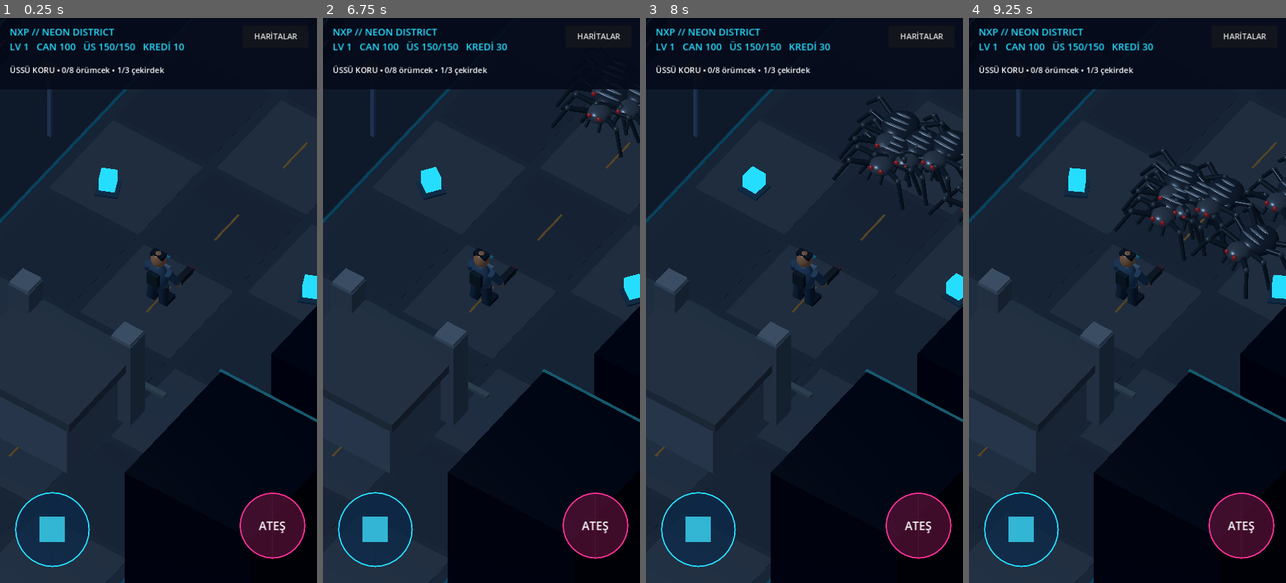
Above: before the commit, frames 1-4 (left to right).
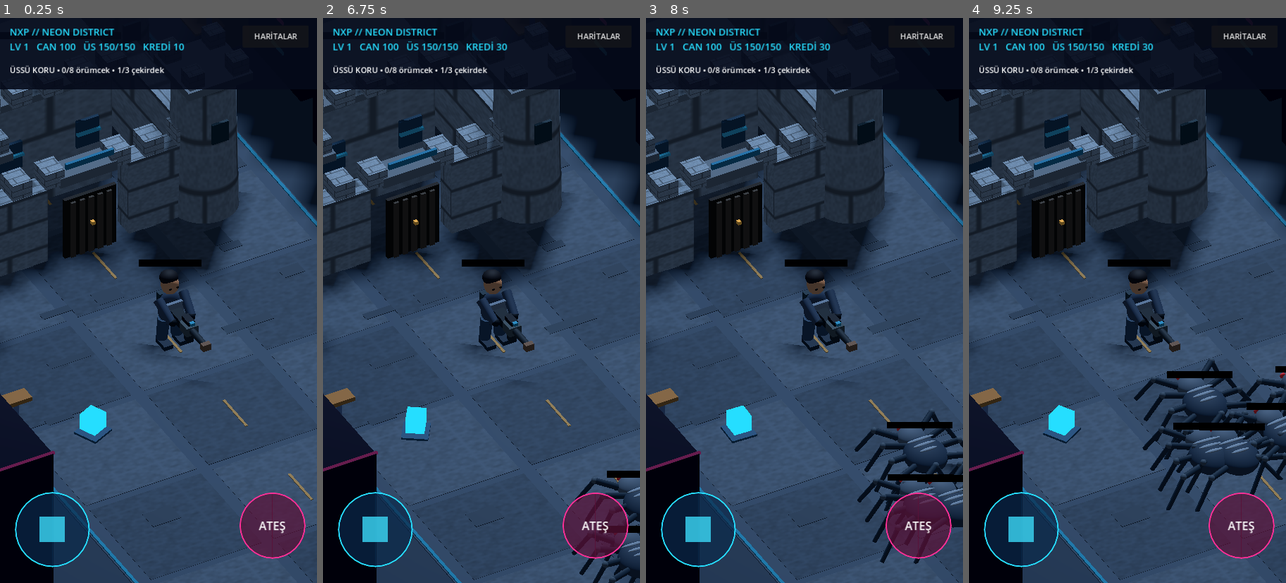
Above: after the commit, the same moments.

Repository: NXP-Network/NXP-Network
Game: Godot game, scene res://main.tscn
Same seed, same stepped clock (60 frames per second), same inputs: the game is played once before the commit and once after it.
Inputs (mouse positions are in pixels of both pictures, inside the frame that each line leads up to):
- Up to frame 1 (0.25 s): no input
- Up to frame 2 (6.75 s): click "HARİTALAR" at 0.5 s; click "1. NEON DISTRICT" at 1.25 s; click "HARİTALAR" at 2 s; click "OYUNA DÖN" at 2.75 s; click "HARİTALAR" at 3.5 s; click "1. NEON DISTRICT" at 4.25 s; move the mouse to (551, 272) at 5.02 s; click (551, 272) at 5.17 s; drag from (418, 328) to (465, 413) at 5.77 s; move the mouse to (513, 176) at 6.52 s; click (513, 176) at 6.67 s
- Up to frame 3 (8 s): drag from (788, 413) to (709, 215) at 7.27 s
- Up to frame 4 (9.25 s): move the mouse to (1222, 385) at 8.02 s; click (1222, 385) at 8.17 s; drag from (1032, 215) to (1079, 159) at 8.77 s

The runs differ from the first frame. In frame 1, 63% of the frame differs, in the area x 0-100%, y 12-100%; in frame 2, 62%; in frame 3, 60%; in frame 4, 62%.

Commit message:
Improve castle hero rifle and in-world health bars

Diff:
--- a/godot/main.gd
+++ b/godot/main.gd
@@ -22,6 +22,12 @@
 var unlocked := 0
 var base_hp := 150.0
 var base_node: Node3D
+var base_bar: MeshInstance3D
+var base_display_hp := 150.0
+var player_bar: MeshInstance3D
+var player_display_hp := 100.0
+var stone_texture: Texture2D
+var road_texture: Texture2D
 var kill_goal := 8
 var choosing_map := false
 var fire_timer := 0.0
@@ -72,13 +78,36 @@
 func material(color: Color, glow: bool = false) -> StandardMaterial3D:
 	var m := StandardMaterial3D.new()
 	m.albedo_color = color
-	m.metallic = 0.35
-	m.roughness = 0.32
+	m.metallic = 0.08
+	m.roughness = 0.7
 	if glow:
 		m.shading_mode = BaseMaterial3D.SHADING_MODE_UNSHADED
 		m.emission_enabled = true
 		m.emission = color
 	return m
+
+func pattern_texture(bricks: bool) -> Texture2D:
+	var img := Image.create(96, 96, false, Image.FORMAT_RGBA8)
+	for y in range(96):
+		for x in range(96):
+			var variation := float((x * 73 + y * 47 + x * y * 13) % 31) / 180.0
+			var value := 0.83 + variation
+			if bricks:
+				var shifted_x := (x + (int(y / 18) % 2) * 20) % 40
+				if y % 18 < 2 or shifted_x < 2:
+					value = 0.57
+			else:
+				if (x + y * 7) % 53 < 2:
+					value -= 0.08
+			img.set_pixel(x, y, Color(value, value, value))
+	return ImageTexture.create_from_image(img)
+
+func stone_block(parent: Node3D, size: Vector3, pos: Vector3, color: Color) -> MeshInstance3D:
+	var mesh := block(parent, size, pos, color)
+	var stone := material(color)
+	stone.albedo_texture = stone_texture
+	mesh.material_override = stone
+	return mesh
 
 func block(parent: Node3D, size: Vector3, pos: Vector3, color: Color, glow: bool = false) -> MeshInstance3D:
 	var mesh := MeshInstance3D.new()
@@ -101,6 +130,21 @@
 	node.material_override = material(color)
 	parent.add_child(node)
 	return node
+
+func health_bar(parent: Node3D, position_y: float, width: float, tint: Color) -> MeshInstance3D:
+	var holder := Node3D.new()
+	holder.position.y = position_y
+	parent.add_child(holder)
+	block(holder, Vector3(width + 0.13, 0.2, 0.11), Vector3.ZERO, Color(0.035, 0.045, 0.06))
+	var fill := block(holder, Vector3(width, 0.105, 0.13), Vector3(0, 0, -0.08), tint, true)
+	return fill
+
+func set_bar(fill: MeshInstance3D, health: float, total: float, width: float) -> void:
+	var fraction := clampf(health / total, 0.0, 1.0)
+	fill.scale.x = fraction
+	fill.position.x = -(1.0 - fraction) * width * 0.5
+	var holder := fill.get_parent() as Node3D
+	holder.global_rotation = camera.global_rotation
 
 func limb(parent: Node3D, start: Vector3, finish: Vector3, radius: float, color: Color) -> void:
 	var length := start.distance_to(finish)
@@ -116,6 +160,8 @@
 	parent.add_child(node)
 
 func _build_world() -> void:
+	stone_texture = pattern_texture(true)
+	road_texture = pattern_texture(false)
 	var env := WorldEnvironment.new()
 	var settings := Environment.new()
 	settings.background_mode = Environment.BG_COLOR
@@ -129,6 +175,7 @@
 	sun.rotation_degrees = Vector3(-55, -40, 0)
 	sun.light_color = Color(0.64, 0.75, 0.86)
 	sun.light_energy = 0.85
+	sun.shadow_enabled = true
 	add_child(sun)
 	var ground: Color = [Color(0.14, 0.18, 0.23), Color(0.26, 0.2, 0.14), Color(0.04, 0.17, 0.22), Color(0.11, 0.1, 0.19)][stage]
 	var road: Color = [Color(0.2, 0.24, 0.29), Color(0.32, 0.26, 0.19), Color(0.21, 0.29, 0.34), Color(0.25, 0.26, 0.35)][stage]
@@ -138,9 +185,16 @@
 	for row in range(11):
 		for lane in range(3):
 			var tile: Color = road.lightened(0.07) if (row + lane) % 2 == 0 else road.darkened(0.03)
-			block(self, Vector3(3.7, 0.012, 3.75), Vector3((lane - 1) * 4.1, 0.027, -19.9 + row * 4.0), tile)
+			var paving := block(self, Vector3(3.7, 0.012, 3.75), Vector3((lane - 1) * 4.1, 0.027, -19.9 + row * 4.0), tile)
+			var surface := material(tile)
+			surface.albedo_texture = road_texture
+			paving.material_override = surface
 	for z in range(-20, 22, 4):
 		block(self, Vector3(0.08, 0.03, 1.4), Vector3(0, 0.042, z), Color(0.6, 0.43, 0.23))
+	for i in range(18):
+		var x := rng.randf_range(-5.6, 5.6)
+		var z := rng.randf_range(-20, 20)
+		block(self, Vector3(rng.randf_range(0.5, 1.8), 0.013, rng.randf_range(0.2, 0.8)), Vector3(x, 0.048, z), road.darkened(0.16))
 	for side_value in ([-1, 1] if stage == 0 else []):
 		var side := float(side_value)
 		block(self, Vector3(0.1, 0.055, 45), Vector3(side * 6.4, 0.02, 0), Color(0.11, 0.42, 0.5))
@@ -165,10 +219,10 @@
 	_build_map_props()
 	camera = Camera3D.new()
 	camera.projection = Camera3D.PROJECTION_ORTHOGONAL
-	camera.size = 19.0
-	camera.position = Vector3(12, 23, 17)
+	camera.size = 16.5
+	camera.position = Vector3(8, 14, -14)
 	add_child(camera)
-	camera.look_at(Vector3.ZERO)
+	camera.look_at(Vector3(0, 1.0, 0.7))
 	camera.current = true
 
 func _build_map_props() -> void:
@@ -197,40 +251,81 @@
 
 func _build_base() -> void:
 	base_node = Node3D.new()
-	base_node.position = Vector3(0, 0, 6.5)
+	base_node.position = Vector3(0, 0, 7.5)
 	add_child(base_node)
-	var wall: Color = [Color(0.36, 0.41, 0.46), Color(0.43, 0.36, 0.29), Color(0.28, 0.41, 0.45), Color(0.36, 0.35, 0.5)][stage]
-	block(base_node, Vector3(4.0, 2.6, 3.4), Vector3(0, 1.3, 0), wall)
-	block(base_node, Vector3(4.7, 0.38, 4.1), Vector3(0, 2.78, 0), wall.darkened(0.25))
+	var wall: Color = [Color(0.46, 0.49, 0.52), Color(0.52, 0.42, 0.32), Color(0.35, 0.51, 0.55), Color(0.43, 0.41, 0.57)][stage]
+	var trim := wall.darkened(0.26)
+	# Rear keep, curtain walls, central gatehouse and four crenellated towers.
+	stone_block(base_node, Vector3(4.4, 4.0, 3.0), Vector3(0, 2.0, 1.6), wall)
+	block(base_node, Vector3(4.9, 0.25, 3.5), Vector3(0, 4.1, 1.6), trim)
+	stone_block(base_node, Vector3(2.7, 2.65, 0.7), Vector3(-2.7, 1.32, -2.15), wall)
+	stone_block(base_node, Vector3(2.7, 2.65, 0.7), Vector3(2.7, 1.32, -2.15), wall)
+	stone_block(base_node, Vector3(0.75, 3.0, 4.4), Vector3(-3.75, 1.5, 0.05), wall)
+	stone_block(base_node, Vector3(0.75, 3.0, 4.4), Vector3(3.75, 1.5, 0.05), wall)
+	block(base_node, Vector3(1.72, 2.15, 0.13), Vector3(0, 1.08, -2.58), Color(0.12, 0.1, 0.09))
+	block(base_node, Vector3(1.88, 0.34, 0.8), Vector3(0, 2.75, -2.15), trim)
+	for k in range(-2, 3):
+		block(base_node, Vector3(0.16, 2.0, 0.12), Vector3(k * 0.3, 1.04, -2.66), Color(0.23, 0.19, 0.16))
+	block(base_node, Vector3(0.11, 0.11, 0.17), Vector3(0, 1.15, -2.76), AMBER)
+	for k in range(7):
+		var x := -3.3 + k * 1.1
+		if absf(x) > 1.0:
+			stone_block(base_node, Vector3(0.64, 0.55, 0.73), Vector3(x, 2.94, -2.15), wall.lightened(0.08))
+	for k in range(5):
+		stone_block(base_node, Vector3(0.65, 0.53, 0.73), Vector3(-2.1 + k * 1.05, 4.48, -0.03), wall.lightened(0.08))
 	for side_value in [-1, 1]:
 		var side := float(side_value)
-		block(base_node, Vector3(0.85, 3.9, 0.85), Vector3(side * 2.1, 1.95, -1.7), wall.darkened(0.1))
-		block(base_node, Vector3(0.78, 0.16, 0.78), Vector3(side * 2.1, 3.95, -1.7), wall.lightened(0.12))
-		block(base_node, Vector3(0.54, 0.6, 0.08), Vector3(side * 1.28, 1.6, -1.76), Color(0.15, 0.2, 0.25))
-	block(base_node, Vector3(1.1, 1.55, 0.09), Vector3(0, 0.78, -1.76), Color(0.11, 0.14, 0.17))
-	block(base_node, Vector3(1.8, 0.12, 0.1), Vector3(0, 2.25, -1.76), Color(0.23, 0.45, 0.47))
-	block(base_node, Vector3(5.5, 0.13, 0.2), Vector3(0, 0.12, -3.0), Color(0.34, 0.4, 0.42))
+		for front_back in [-1, 1]:
+			var z := -2.2 if front_back == -1 else 3.2
+			var tower := MeshInstance3D.new()
+			var cylinder := CylinderMesh.new()
+			cylinder.top_radius = 0.95
+			cylinder.bottom_radius = 1.05
+			cylinder.height = 4.9
+			tower.mesh = cylinder
+			tower.position = Vector3(side * 4.0, 2.45, z)
+			var tower_stone := material(wall.darkened(0.06))
+			tower_stone.albedo_texture = stone_texture
+			tower.material_override = tower_stone
+			base_node.add_child(tower)
+			block(base_node, Vector3(2.15, 0.27, 2.15), Vector3(side * 4.0, 5.0, z), trim)
+			for corner in [-1, 1]:
+				stone_block(base_node, Vector3(0.52, 0.54, 0.52), Vector3(side * 4.0 + corner * 0.73, 5.38, z - 0.72), wall)
+				stone_block(base_node, Vector3(0.52, 0.54, 0.52), Vector3(side * 4.0 + corner * 0.73, 5.38, z + 0.72), wall)
+			block(base_node, Vector3(0.55, 0.7, 0.1), Vector3(side * 4.0, 3.3, z - 1.02), Color(0.11, 0.17, 0.2))
+		block(base_node, Vector3(0.75, 0.95, 0.11), Vector3(side * 1.28, 2.2, -0.08), Color(0.13, 0.22, 0.29))
+		block(base_node, Vector3(0.78, 0.09, 0.13), Vector3(side * 1.28, 2.25, -0.16), Color(0.22, 0.58, 0.66))
+	block(base_node, Vector3(1.6, 0.19, 0.1), Vector3(0, 3.36, -2.58), Color(0.13, 0.39, 0.49))
+	base_bar = health_bar(base_node, 6.15, 4.2, Color(0.27, 0.83, 0.56))
 
 func _build_player() -> void:
 	player = Node3D.new()
 	add_child(player)
-	var suit := Color(0.23, 0.33, 0.43)
+	var suit := Color(0.19, 0.23, 0.29)
 	var skin := Color(0.73, 0.48, 0.33)
 	oval(player, Vector3(0.39, 0.56, 0.27), Vector3(0, 1.25, 0), suit)
 	oval(player, Vector3(0.27, 0.32, 0.26), Vector3(0, 2.08, 0), skin)
-	block(player, Vector3(0.51, 0.13, 0.29), Vector3(0, 2.31, 0), Color(0.11, 0.15, 0.2))
-	block(player, Vector3(0.54, 0.07, 0.08), Vector3(0, 2.08, -0.265), Color(0.18, 0.56, 0.6))
+	oval(player, Vector3(0.28, 0.2, 0.27), Vector3(0, 2.29, 0.08), Color(0.11, 0.1, 0.11))
+	for eye_side in [-1, 1]:
+		oval(player, Vector3(0.042, 0.034, 0.02), Vector3(eye_side * 0.12, 2.1, -0.256), Color(0.12, 0.1, 0.09))
 	for side_value in [-1, 1]:
 		var side := float(side_value)
 		limb(player, Vector3(side * 0.2, 0.91, 0), Vector3(side * 0.25, 0.16, 0.05), 0.17, Color(0.16, 0.23, 0.3))
 		block(player, Vector3(0.3, 0.17, 0.52), Vector3(side * 0.26, 0.09, -0.16), Color(0.11, 0.15, 0.2))
-		limb(player, Vector3(side * 0.4, 1.61, 0), Vector3(side * 0.61, 1.08, -0.24), 0.13, suit)
-		oval(player, Vector3(0.12, 0.13, 0.12), Vector3(side * 0.62, 1.04, -0.25), skin)
-	block(player, Vector3(0.23, 0.21, 0.67), Vector3(0.64, 1.1, -0.62), Color(0.14, 0.17, 0.2))
-	block(player, Vector3(0.22, 0.1, 0.12), Vector3(0.64, 1.1, -1.0), Color(0.37, 0.18, 0.23))
+		limb(player, Vector3(side * 0.42, 1.68, -0.05), Vector3(side * 0.33, 1.27, -0.72), 0.135, suit)
+		oval(player, Vector3(0.12, 0.12, 0.12), Vector3(side * 0.31, 1.28, -0.74), Color(0.08, 0.1, 0.12))
+	# Long rifle across both hands: stock, receiver, grip, scope and muzzle.
+	block(player, Vector3(0.34, 0.27, 0.95), Vector3(0, 1.26, -0.58), Color(0.09, 0.11, 0.13))
+	block(player, Vector3(0.39, 0.3, 0.45), Vector3(0, 1.27, -1.16), Color(0.23, 0.26, 0.27))
+	limb(player, Vector3(0, 1.28, -1.25), Vector3(0, 1.28, -2.18), 0.095, Color(0.14, 0.16, 0.18))
+	block(player, Vector3(0.27, 0.22, 0.17), Vector3(0, 1.28, -2.2), Color(0.4, 0.28, 0.21))
+	block(player, Vector3(0.18, 0.3, 0.24), Vector3(0, 0.95, -1.16), Color(0.12, 0.14, 0.16))
+	block(player, Vector3(0.22, 0.14, 0.42), Vector3(0, 1.52, -1.12), Color(0.07, 0.09, 0.11))
+	block(player, Vector3(0.14, 0.1, 0.12), Vector3(0, 1.55, -1.37), Color(0.16, 0.48, 0.57))
 	block(player, Vector3(0.56, 0.4, 0.11), Vector3(0, 1.4, -0.28), suit.lightened(0.22))
 	block(player, Vector3(0.45, 0.52, 0.18), Vector3(0, 1.35, 0.31), Color(0.13, 0.18, 0.21))
 	block(player, Vector3(0.42, 0.12, 0.38), Vector3(0, 0.83, 0), Color(0.14, 0.19, 0.24))
+	player_bar = health_bar(player, 2.86, 1.7, Color(0.35, 0.9, 0.48))
 
 func _spawn_core(pos: Vector3) -> void:
 	var root := Node3D.new()
@@ -271,7 +366,10 @@
 		var side := float(side_value)
 		oval(root, Vector3(0.09, 0.09, 0.06), Vector3(side * 0.19, 0.87, -0.87), Color(0.85, 0.19, 0.2))
 		limb(root, Vector3(side * 0.21, 0.69, -0.77), Vector3(side * 0.25, 0.39, -0.98), 0.055, legs)
-	enemies.append({"node": root, "hp": 220.0 + stage * 70.0 if boss else 65.0 + stage * 17.0, "speed": 1.2 + stage * 0.1 if boss else 2.2 + stage * 0.2, "boss": boss})
+	var enemy_hp := 220.0 + stage * 70.0 if boss else 65.0 + stage * 17.0
+	var bar_width := 1.4 if boss else 1.8
+	var bar := health_bar(root, 1.62, bar_width, Color(0.96, 0.31, 0.33))
+	enemies.append({"node": root, "hp": enemy_hp, "shown_hp": enemy_hp, "max_hp": enemy_hp, "bar": bar, "bar_width": bar_width, "speed": 1.2 + stage * 0.1 if boss else 2.2 + stage * 0.2, "boss": boss})
 
 func _process(delta: float) -> void:
 	if game_over:
@@ -282,7 +380,7 @@
 	player.position.z = clampf(player.position.z + direction.y * 6.2 * delta, -20, 20)
 	if direction.length() > 0.1:
 		player.rotation.y = atan2(-direction.x, -direction.y)
-	camera.position = camera.position.lerp(player.position + Vector3(12, 23, 17), minf(1.0, delta * 3.0))
+	camera.position = camera.position.lerp(player.position + Vector3(8, 14, -14), minf(1.0, delta * 3.0))
 	fire_timer = maxf(0.0, fire_timer - delta)
 	if fire_held or Input.is_action_pressed("fire"):
 		_shoot()
@@ -306,6 +404,12 @@
 				base_hp = maxf(0.0, base_hp - damage)
 			else:
 				hp = maxf(0.0, hp - damage)
+		enemy["shown_hp"] = move_toward(float(enemy["shown_hp"]), float(enemy["hp"]), float(enemy["max_hp"]) * delta * 0.6)
+		set_bar(enemy["bar"], float(enemy["shown_hp"]), float(enemy["max_hp"]), float(enemy["bar_width"]))
+	player_display_hp = move_toward(player_display_hp, hp, 55.0 * delta)
+	base_display_hp = move_toward(base_display_hp, base_hp, 70.0 * delta)
+	set_bar(player_bar, player_display_hp, 100.0, 1.7)
+	set_bar(base_bar, base_display_hp, 150.0, 4.2)
 	for i in range(cores.size() - 1, -1, -1):
 		var core := cores[i]
 		core.rotate_y(delta * 1.7)
